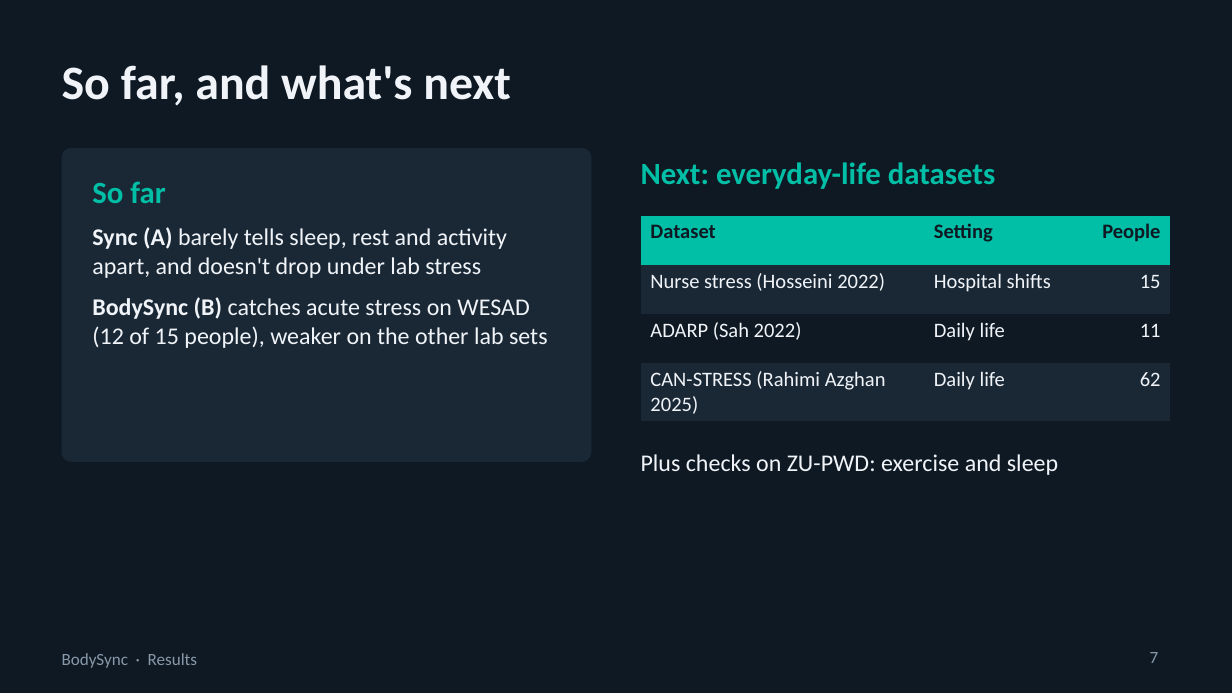
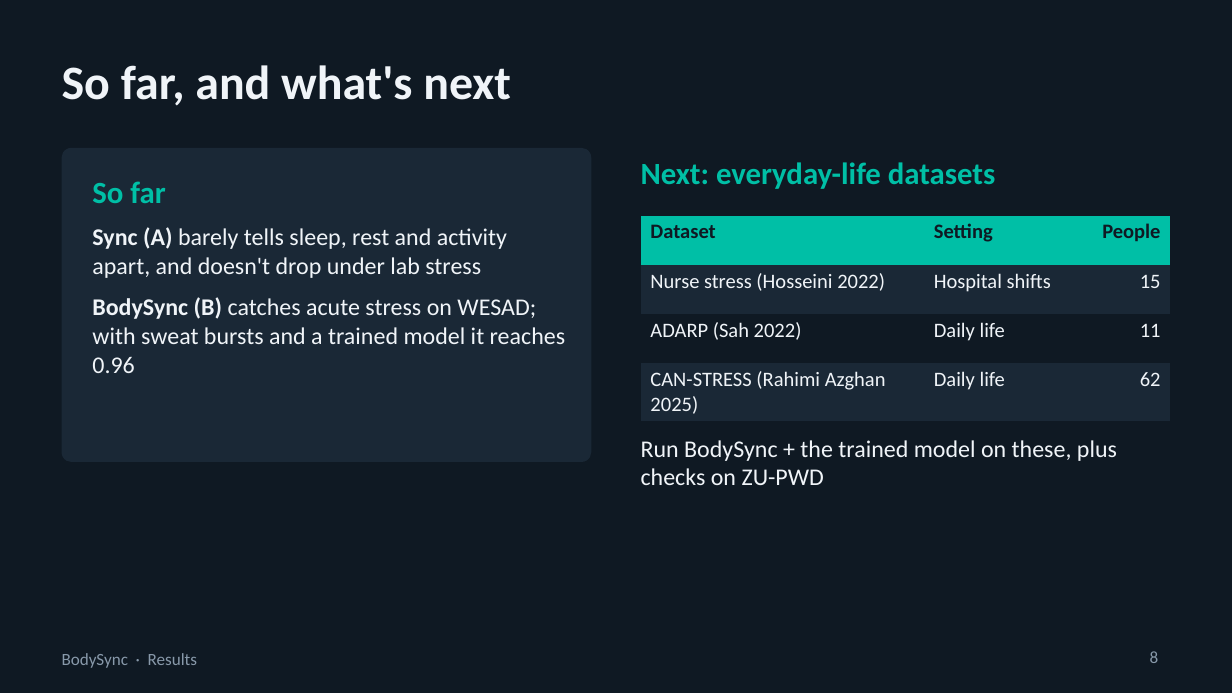
Before and after one commit to swaylakh/bodysync, a slide deck: slide 8 of docs/slides/BodySync_Update.pptx (slide 7 before the commit). Drawn at 1232x693 pixels with LibreOffice and Linux fonts; fonts in the diff are those of the drawing. Boxes give left, top, right and bottom in pixels: in the first picture for what was removed or moved away, otherwise in the second. Text is boxed around its words. In the diff, an @@ line names an element or a change of style, - is before the commit and + after.

```diff
--- a/docs/slides/BodySync_Update.pptx
+++ b/docs/slides/BodySync_Update.pptx
@@ text at [92, 297, 566, 373]: text changed @@
-BodySync (B) catches acute stress on WESAD (12 of 15 people), weaker on the other lab sets
+BodySync (B) catches acute stress on WESAD; with sweat bursts and a trained model it reaches 0.96
@@ text at [641, 440, 1117, 485]: text changed @@
-Plus checks on ZU-PWD: exercise and sleep
+Run BodySync + the trained model on these, plus checks on ZU-PWD
@@ page number at [1150, 651, 1159, 663]: text changed @@
-7
+8
```
Also in this commit, not shown: 2 other slides changed, 1 slide added, 11 other files.
